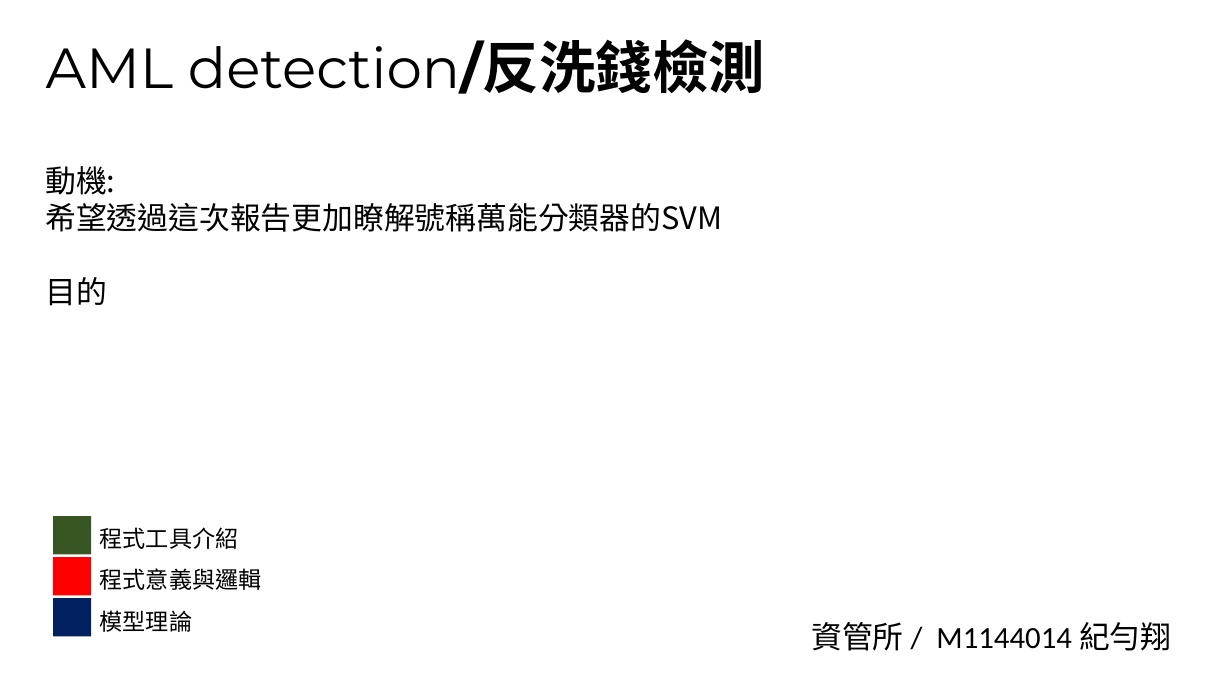
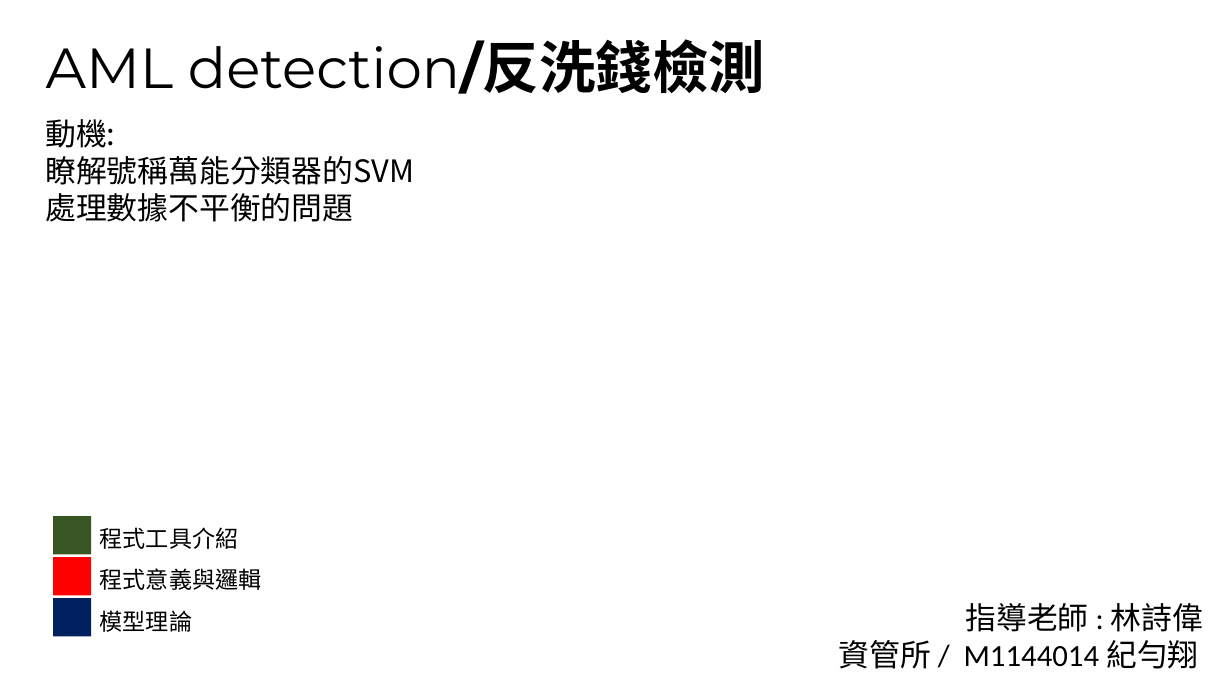
Before and after one commit to cgit6/AML_SVM, a slide deck: slide 1 of AML detection.pptx. Drawn at 1232x693 pixels with LibreOffice and Linux fonts; fonts in the diff are those of the drawing. Boxes give left, top, right and bottom in pixels: in the first picture for what was removed or moved away, otherwise in the second. Text is boxed around its words. In the diff, an @@ line names an element or a change of style, - is before the commit and + after.

```diff
--- a/AML detection.pptx
+++ b/AML detection.pptx
@@ text "動機:": place and size @@
-text "動機:" at (45,166,722,306)
+text "動機:" at (45,119,414,222)
@@ text at (45,156,414,222): text changed @@
-希望透過這次報告更加瞭解號稱萬能分類器的SVM
-目的
+瞭解號稱萬能分類器的SVM
+處理數據不平衡的問題
@@ text "指導老師 : 林詩偉": place and size @@
-text "指導老師 : 林詩偉" at (811,622,1171,651)
+text "指導老師 : 林詩偉" at (839,603,1203,669)
@@ text at (965,603,1203,632): paragraph added @@
+指導老師 : 林詩偉
```
Also in this commit, not shown: 36 other slides changed, 5 slides added, 1 slide removed, 2 other files.
